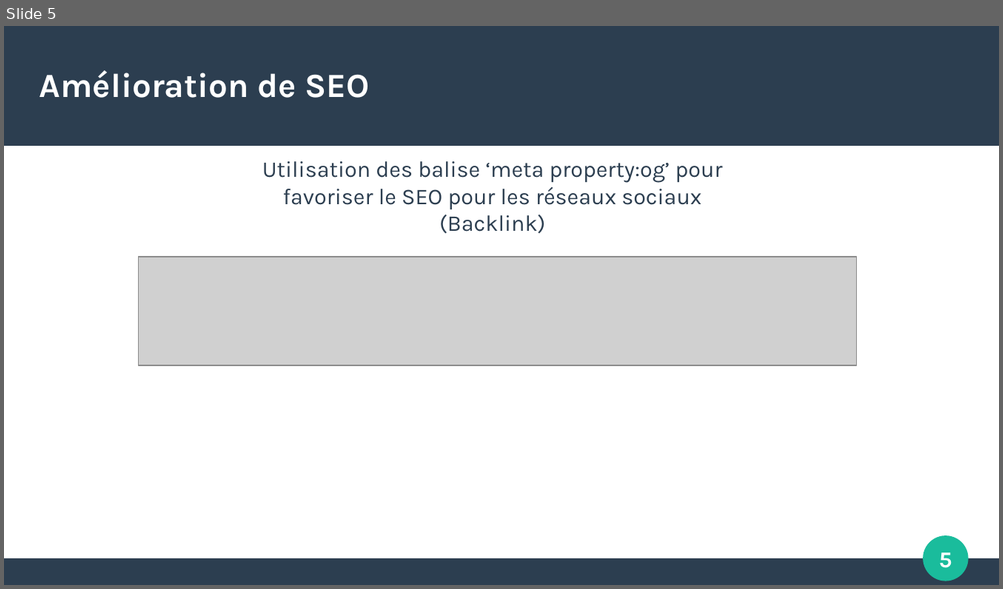
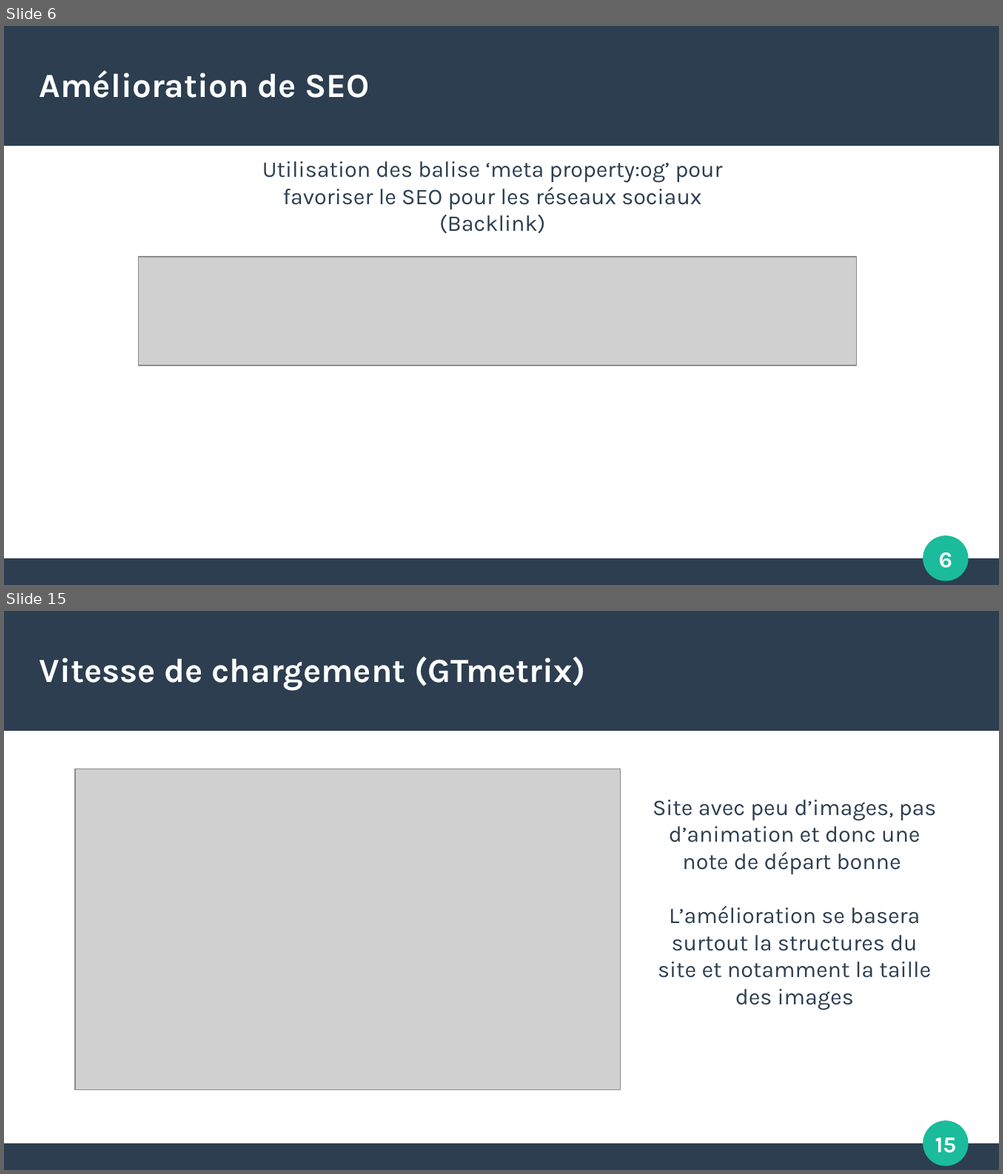
Before and after one commit to pigloo63/Projet4OPC, a slide deck: Docs/Rapport d'optimisation.odp. Shown one above the other, each under a label of ours: slide 5 before the commit, slides 6 and 15 after it; the slides between them are not shown. The pictures are 1003x589 and 1003x1174 pixels, drawn with LibreOffice and Linux fonts; fonts in the diff are those of the drawing; grey boxes stand for pictures. Boxes give left, top, right and bottom in pixels: in the first picture for what was removed or moved away, otherwise in the second. Text is boxed around its words. In the diff, an @@ line names an element or a change of style, - is before the commit and + after.

```diff
--- a/Docs/Rapport d'optimisation.odp
+++ b/Docs/Rapport d'optimisation.odp
@@ slide 15 added at bbox=[4, 611, 999, 1170], background #FFFFFF; not listed: 4 template elements that a slide beside it also shows @@
@@ title added at bbox=[40, 656, 586, 690], 27 pt, text #FFFFFF, bold @@
+Vitesse de chargement (GTmetrix)
@@ picture added at bbox=[75, 769, 620, 1091] @@
@@ text added at bbox=[652, 800, 936, 1011], 18 pt, text #2C3E50 @@
+Site avec peu d’images, pas d’animation et donc une note de départ bonne
+L’amélioration se basera surtout la structures du site et notamment la taille des images
@@ what was slide 5 is now slide 6 @@
@@ page number at bbox=[939, 553, 953, 568]: text changed @@
-5
+6
```
Also in this commit, not shown: 6 slides changed, 8 other slides added, 8 slides removed, 5 other files.
